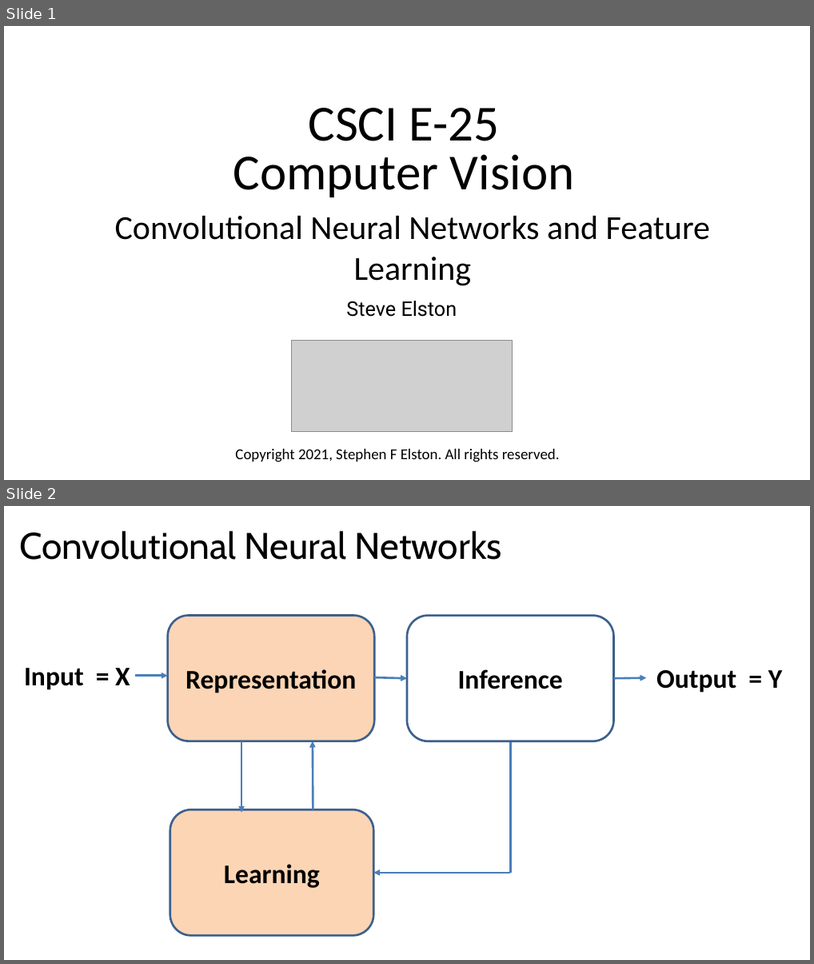
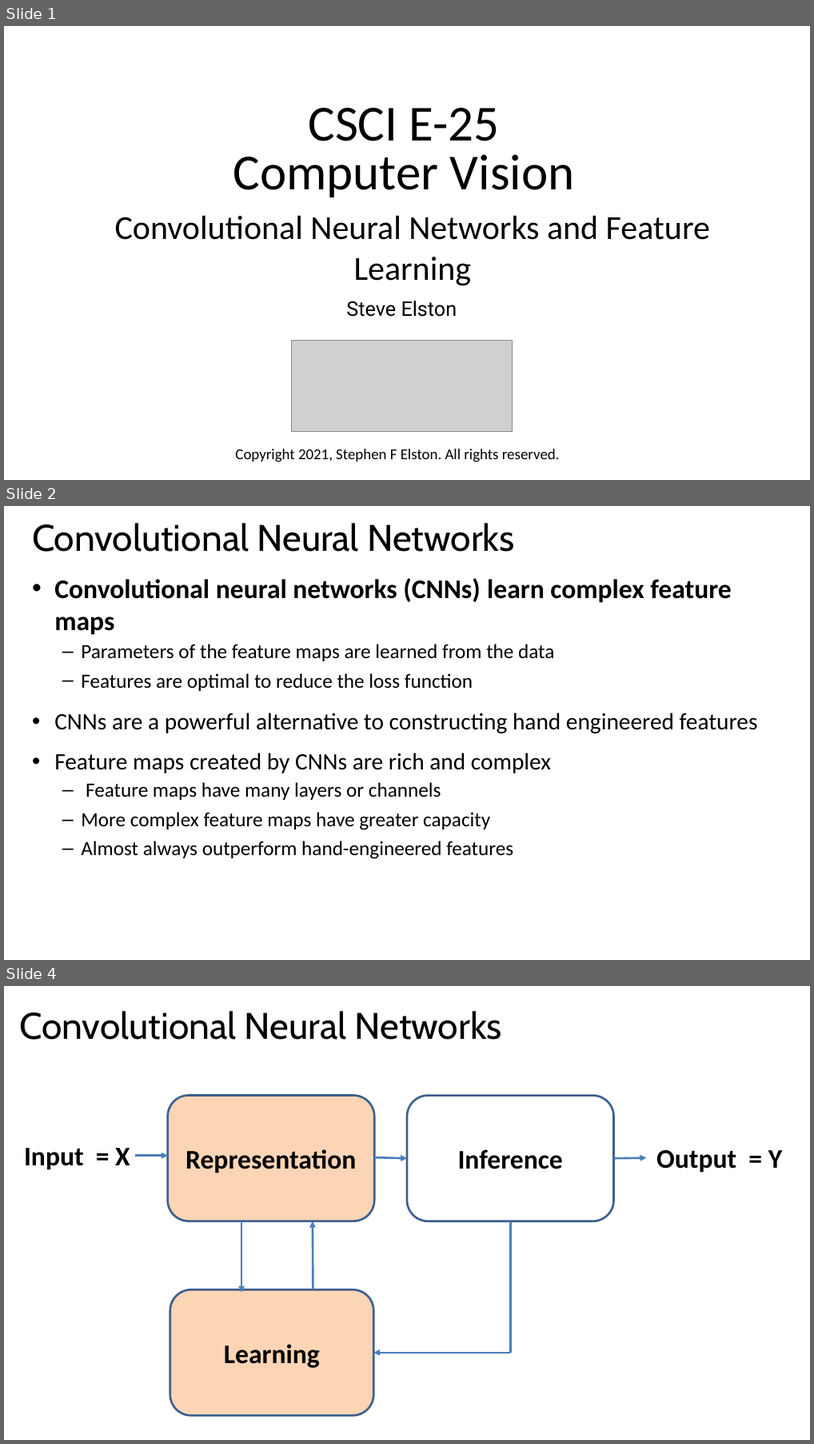
Before and after one commit to StephenElston/CSCI-E25, a slide deck: Slides/6_ConvolutionalNNs.pptx. Shown one above the other, each under a label of ours: slides 1 and 2 before the commit, slides 1, 2 and 4 after it; the slides between them are not shown. The pictures are 814x964 and 814x1444 pixels, drawn with LibreOffice and Linux fonts; fonts in the diff are those of the drawing; grey boxes stand for pictures. Boxes give left, top, right and bottom in pixels: in the first picture for what was removed or moved away, otherwise in the second. Text is boxed around its words. In the diff, an @@ line names an element or a change of style, - is before the commit and + after.

```diff
--- a/Slides/6_ConvolutionalNNs.pptx
+++ b/Slides/6_ConvolutionalNNs.pptx
@@ slide 2 added at <box>4,506,810,960</box>, background #FFFFFF @@
@@ title added at <box>32,523,514,552</box>, 44 pt, text #000000 @@
+Convolutional Neural Networks
@@ text added at <box>54,578,758,859</box>, 24 pt, text #000000 @@
+• Convolutional neural networks (CNNs) learn complex feature maps
+  – Parameters of the feature maps are learned from the data
+  – Features are optimal to reduce the loss function
+• CNNs are a powerful alternative to constructing hand engineered features
+• Feature maps created by CNNs are rich and complex
+  – Feature maps have many layers or channels
+  – More complex feature maps have greater capacity
+  – Almost always outperform hand-engineered features
@@ what was slide 2 is now slide 4 @@
```
Also in this commit, not shown: 12 slides changed, 3 other slides added, 1 other file.
